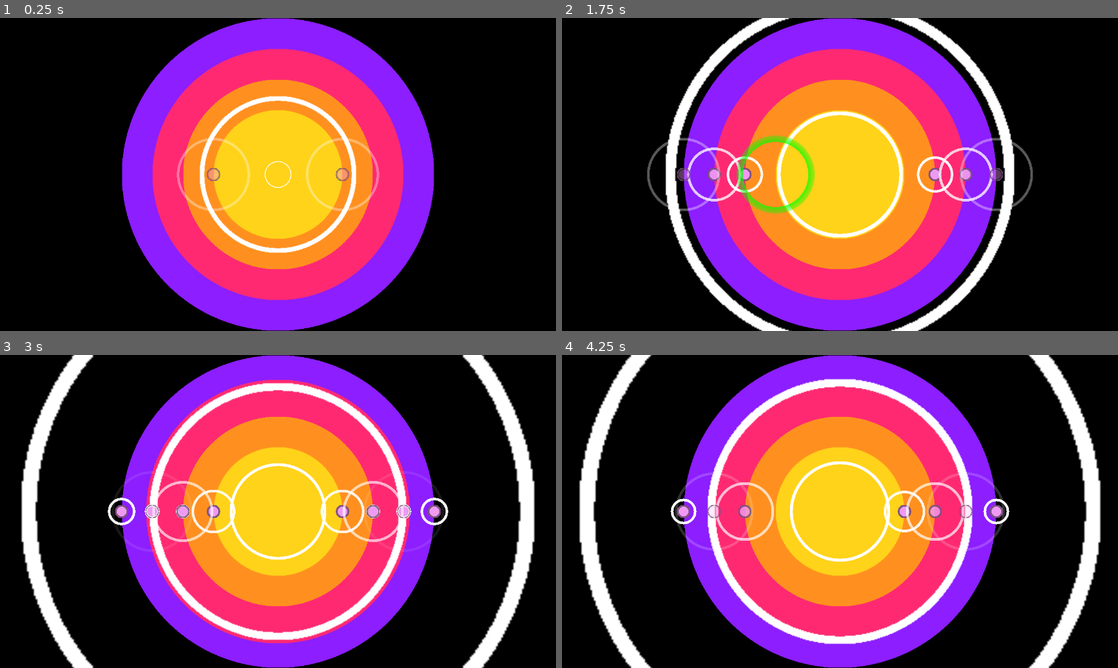
Above: before the commit, frames 1-4 (two rows, left to right).
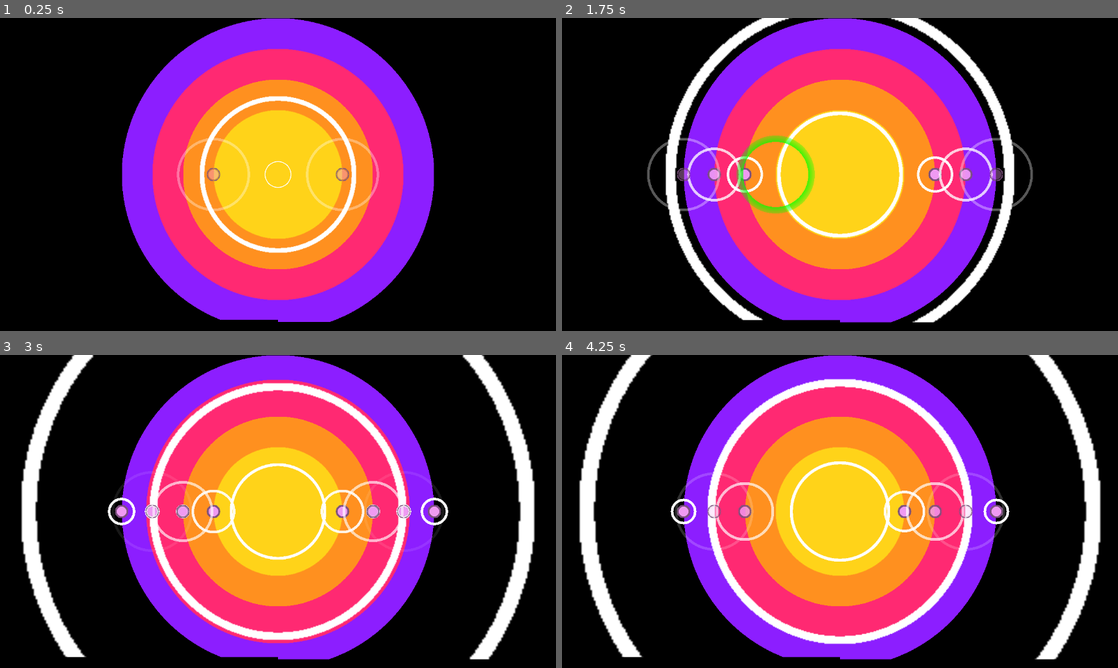
Above: after the commit, the same moments.

Repository: wispykey/epicenter
Game: Godot game, scene res://Main.tscn
The game is run twice, just before and just after one commit, with the same random seed, the same clock (stepped at 60 frames per second) and the same inputs. Sound files missing from this copy of the repository are replaced by a short silence.
Inputs:
- Up to frame 1 (0.25 s): no input
- Up to frame 2 (1.75 s): hold J (hit_ring1_right) 0.53-1.28 s; hold F (hit_ring1_left) from 1.28 s (still down)
- Up to frame 3 (3 s): release F (hit_ring1_left) at 2.03 s; hold J (hit_ring1_right) from 2.03 s (still down)
- Up to frame 4 (4.25 s): tap Enter at 3.5 s; release J (hit_ring1_right) at 3.53 s; hold F (hit_ring1_left) from 3.53 s (still down)

The runs differ from the first frame. In frame 1, 0.5% of the frame differs, in the area x 39-60%, y 96-100%; in frame 2, 0.7%, in the area x 32-67%, y 96-100%; in frame 3, 0.7%; in frame 4, 0.7%.

Commit message:
Basic mirrored audio visualizer

Diff:
--- a/Conductor/Conductor.tscn
+++ b/Conductor/Conductor.tscn
@@ -12,6 +12,7 @@
 
 [node name="AudioStreamPlayer" type="AudioStreamPlayer" parent="."]
 stream = ExtResource("2_nwmpc")
+bus = &"Visualizer"
 
 [node name="CountdownTimer" type="Timer" parent="."]
 one_shot = true
--- a/Conductor/rhythm_notifier_extended.gd
+++ b/Conductor/rhythm_notifier_extended.gd
@@ -35,3 +35,7 @@
 	if countdown_beat == 0:
 		$AudioStreamPlayer.play()
 		countdown_duration = _position
+
+
+func get_audio_stream():
+	return $AudioStreamPlayer
--- a/Main.tscn
+++ b/Main.tscn
@@ -1,8 +1,7 @@
-[gd_scene load_steps=16 format=3 uid="uid://bc22jsfx801uu"]
+[gd_scene load_steps=15 format=3 uid="uid://bc22jsfx801uu"]
 
 [ext_resource type="Script" uid="uid://biukqlkr8fqtn" path="res://main.gd" id="1_r0du0"]
-[ext_resource type="Script" uid="uid://dos3qhffr4v0a" path="res://addons/rhythm_notifier/rhythm_notifier.gd" id="2_cm0pq"]
-[ext_resource type="AudioStream" uid="uid://rk0c0lkr3oco" path="res://Music/2024-01-17-#RadiateNeon_Cutscene.mp3" id="3_cm0pq"]
+[ext_resource type="Script" uid="uid://d108280rtoc5l" path="res://song_visualizer.gd" id="3_r0du0"]
 [ext_resource type="PackedScene" uid="uid://brt5ys872xpig" path="res://Player/PlayerController.tscn" id="4_cm0pq"]
 
 [sub_resource type="Gradient" id="Gradient_cm0pq"]
@@ -95,16 +94,6 @@
 position = Vector2(640, 360)
 texture = SubResource("GradientTexture2D_3dxm6")
 
-[node name="RhythmNotifier" type="Node" parent="." node_paths=PackedStringArray("audio_stream_player")]
-script = ExtResource("2_cm0pq")
-bpm = 120.0
-beat_length = 0.5
-audio_stream_player = NodePath("../AudioStreamPlayer")
-metadata/_custom_type_script = "uid://dos3qhffr4v0a"
-
-[node name="AudioStreamPlayer" type="AudioStreamPlayer" parent="."]
-stream = ExtResource("3_cm0pq")
-
 [node name="InnerBeatIndicators" type="Node" parent="."]
 
 [node name="OuterBeatIndicators" type="Node" parent="."]
@@ -214,3 +203,11 @@
 
 [node name="CollisionShape2D" type="CollisionShape2D" parent="CollisionZones/Ring4Left"]
 shape = SubResource("CircleShape2D_cm0pq")
+
+[node name="SongVisualizer" type="Control" parent="."]
+layout_mode = 3
+anchors_preset = 2
+anchor_top = 1.0
+anchor_bottom = 1.0
+grow_vertical = 0
+script = ExtResource("3_r0du0")
--- /dev/null
+++ b/default_bus_layout.tres
@@ -0,0 +1,14 @@
+[gd_resource type="AudioBusLayout" load_steps=2 format=3 uid="uid://cx5xmc81wutlx"]
+
+[sub_resource type="AudioEffectSpectrumAnalyzer" id="AudioEffectSpectrumAnalyzer_j3pel"]
+resource_name = "SpectrumAnalyzer"
+
+[resource]
+bus/1/name = &"Visualizer"
+bus/1/solo = false
+bus/1/mute = false
+bus/1/bypass_fx = false
+bus/1/volume_db = 0.0
+bus/1/send = &"Master"
+bus/1/effect/0/effect = SubResource("AudioEffectSpectrumAnalyzer_j3pel")
+bus/1/effect/0/enabled = true
--- /dev/null
+++ b/song_visualizer.gd
@@ -0,0 +1,64 @@
+extends Control
+
+# Adapted from https://github.com/dannyboy1044/GodotAudioVisualizerExample/blob/main/basic_bars_example.gd
+
+var audio_stream_to_visualize: AudioStreamPlayer
+var spectrum_instance
+
+const NUM_BARS: int = 64
+const MAX_FREQUENCY: float = 1000.0
+const MIN_Y_HEIGHT: float = 5.0
+var bars = []
+
+var gradient: Gradient
+
+func _ready() -> void:
+	audio_stream_to_visualize = Conductor.get_audio_stream()
+	spectrum_instance = AudioServer.get_bus_effect_instance(1, 0)
+
+	# scale = Vector2(1.5, 1.5)
+
+	create_color_gradient()
+	create_bars()
+
+
+func create_color_gradient():
+	gradient = Gradient.new()
+	gradient.add_point(0.0, Color(0.2, 1.0, 0.8))
+	gradient.add_point(0.5, Color(0.6, 0.2, 1.0))
+	gradient.add_point(1.0, Color(1.0, 0.2, 0.2))
+
+
+func create_bars():
+	var bar_width = 1280 / NUM_BARS / 2
+	for i in range(NUM_BARS * 2):
+		var bar = ColorRect.new()
+		bar.color = Color(0.2, 0.8, 1.0)
+		bar.size = Vector2(bar_width, 50)
+		bar.position = Vector2(i * bar_width, 0)
+		add_child(bar)
+		bars.append(bar)
+
+
+func _physics_process(_delta: float) -> void:
+	if not spectrum_instance: return
+
+	var max_freq_amp = bars.reduce(func(m, b): return b if b.size.y > m.size.y else m).size.y
+
+	for i in range(NUM_BARS):
+		var freq_start = (i * MAX_FREQUENCY) / NUM_BARS
+		var freq_end = ((i+1) * MAX_FREQUENCY) / NUM_BARS
+		var magnitude = spectrum_instance.get_magnitude_for_frequency_range(freq_start, freq_end).length()
+		bars[i].size.y = MIN_Y_HEIGHT + lerp(bars[i].size.y, magnitude * 1000 * 2, 0.2)
+		bars[NUM_BARS * 2 - i - 1].size.y = lerp(bars[i].size.y, magnitude * 1000 * 2, 0.2)
+
+		var intensity = (magnitude * 1000) / (max_freq_amp * 1000.0) if max_freq_amp > 0 else 0.0
+		intensity *= 1000
+		intensity = clamp(intensity, 0.0, 1.0)
+		bars[i].scale.y = -1
+		bars[NUM_BARS * 2 - i - 1].scale.y = -1
+
+
+		var new_color = gradient.sample(intensity)
+		bars[i].color = (bars[i].color + new_color) / 2
+		bars[NUM_BARS * 2 - i -1].color = (bars[i].color + new_color) / 2
Not shown, added: song_visualizer.gd.uid
